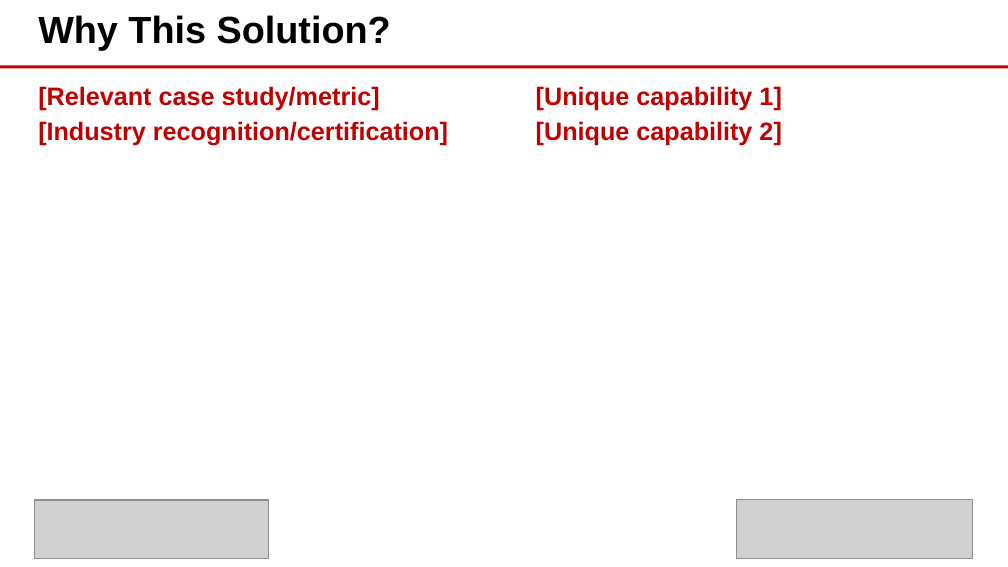
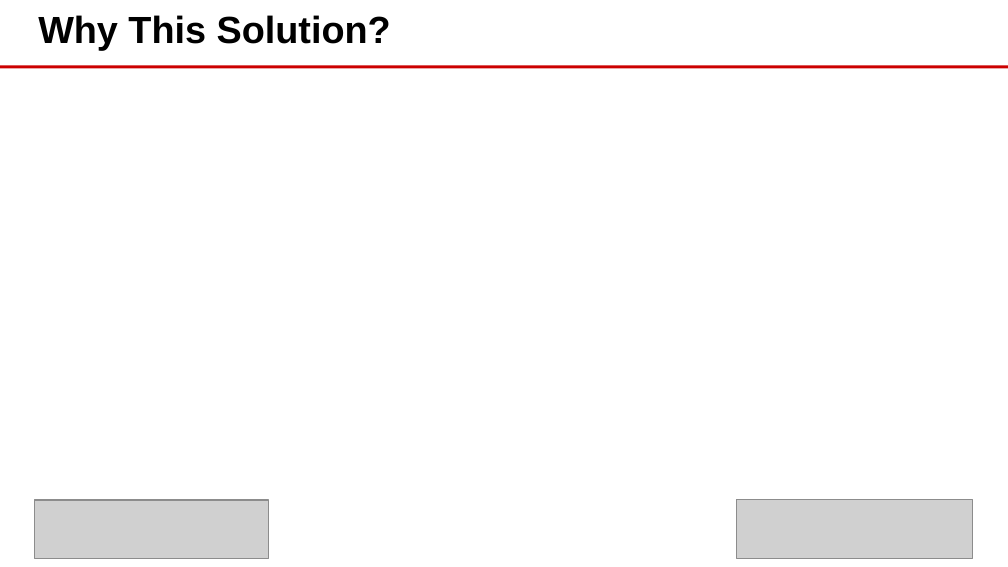
Before and after one commit to eoframework/solutions, a slide deck: slide 4 of solution-template/sample-provider/sample-category/sample-solution/presales/solution-briefing.pptx. Drawn at 1008x567 pixels with LibreOffice and Linux fonts; fonts in the diff are those of the drawing; grey boxes stand for pictures; background and template pictures are left out. Boxes give left, top, right and bottom in pixels: in the first picture for what was removed or moved away, otherwise in the second. Text is boxed around its words. In the diff, an @@ line names an element or a change of style, - is before the commit and + after.

Commit message:
Add architecture diagram support and bold text formatting for presentations
Major Enhancements:
- Markdown image syntax support: ![alt](path) now automatically inserts images
- Bold text formatting: **text** syntax for inline bold formatting in slides
- Architecture diagram: Professional monotone 3-tier cloud architecture
- Hierarchical bullets: Solution Overview now matches Business Opportunity structure
- Content optimization: Reduced text by ~30% to prevent slide bleeding

Technical Changes:

1. Image Insertion System (solution-doc-builder.py):
   - Parse markdown image syntax: ![alt](path)
   - Calculate aspect ratio to prevent cropping
   - Use slide.shapes.add_picture() with centered positioning
   - Remove duplicate images from content area before insertion

2. Bold Text Formatting (solution-doc-builder.py):
   - New _apply_bold_formatting() method to parse **text** markers
   - Split text by ** and create runs with alternating bold formatting
   - Preserve markers during parsing for later formatting application
   - Works inline: **Label:** text or fully bold **Text**

3. Architecture Diagram (assets/images/architecture-diagram.png):
   - Created professional monotone 3-tier architecture (Presentation → Application → Data)
   - Used PIL/Pillow for programmatic diagram generation
   - Fixed text overlapping with proper y-positioning
   - 1920x1080 resolution for crisp rendering

4. Content Updates (presales/raw/solution-briefing.md):
   - Converted Solution Overview to hierarchical bullet structure
   - Reduced descriptions by ~30% (110+ chars → 88-97 chars)
   - Added architecture diagram reference
   - Applied bold formatting to key labels

5. Template Updates (powerpoint/EOFramework-Template-01.pptx):
   - Added hierarchical indentation to EO Visual Content layout
   - Reduced font size for better content fitting
   - Updated placeholder structure (content now idx=16)

Bug Fixes:
- Fixed image parsing blocked by bullet parsing (moved to separate check)
- Fixed text overlapping in diagram (separated text to multiple lines)
- Fixed image cropping (aspect ratio preservation)
- Fixed duplicate images (remove existing before adding new)
- Fixed wrong placeholder index (updated idx=11 to idx=16)

```diff
--- a/solution-template/sample-provider/sample-category/sample-solution/presales/solution-briefing.pptx
+++ b/solution-template/sample-provider/sample-category/sample-solution/presales/solution-briefing.pptx
@@ text removed at (38, 86, 448, 146) @@
-[Relevant case study/metric]
-[Industry recognition/certification]
@@ text removed at (536, 86, 781, 146) @@
-[Unique capability 1]
-[Unique capability 2]
```
Also in this commit, not shown: 3 other slides changed, 1 slide added, 1 slide removed, 4 other files.
